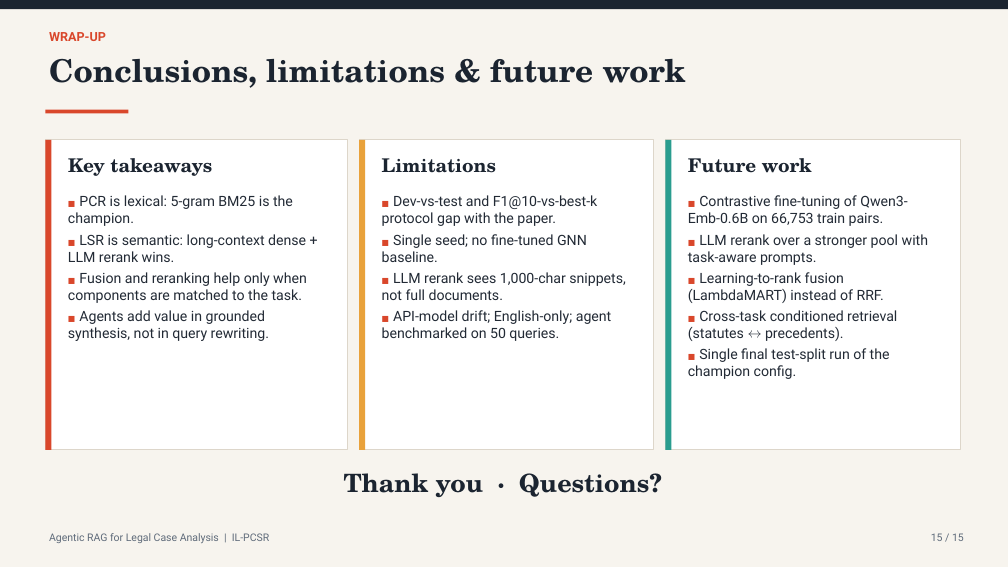
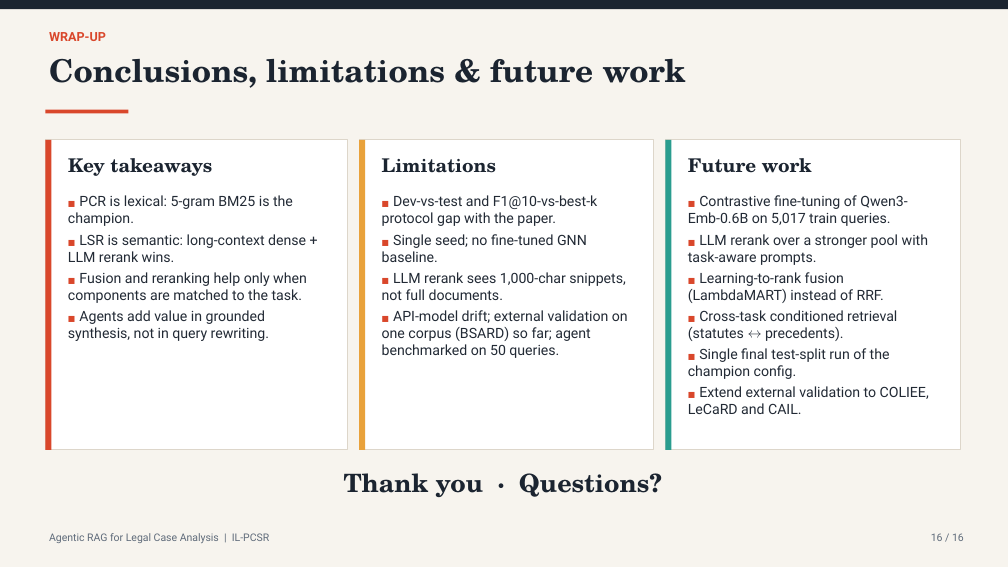
Before and after one commit to sakshi-patil-1111/legal-rag, a slide deck: slide 16 of BTech_Latex_Report/Legal_RAG_Project.pptx (slide 15 before the commit). Drawn at 1008x567 pixels with LibreOffice and Linux fonts; fonts in the diff are those of the drawing. Boxes give left, top, right and bottom in pixels: in the first picture for what was removed or moved away, otherwise in the second. Text is boxed around its words. In the diff, an @@ line names an element or a change of style, - is before the commit and + after.

Commit message:
add bsard slide and external validation cross-refs

```diff
--- a/BTech_Latex_Report/Legal_RAG_Project.pptx
+++ b/BTech_Latex_Report/Legal_RAG_Project.pptx
@@ text at bbox=[688, 195, 907, 226]: text changed @@
-■ Contrastive fine-tuning of Qwen3-Emb-0.6B on 66,753 train pairs.
+■ Contrastive fine-tuning of Qwen3-Emb-0.6B on 5,017 train queries.
@@ text at bbox=[382, 310, 628, 358]: text changed @@
-■ API-model drift; English-only; agent benchmarked on 50 queries.
+■ API-model drift; external validation on one corpus (BSARD) so far; agent benchmarked on 50 queries.
@@ text at bbox=[688, 386, 929, 414]: paragraph added @@
+■ Extend external validation to COLIEE, LeCaRD and CAIL.
```
Also in this commit, not shown: 14 other slides changed, 1 slide added, 2 other files.
